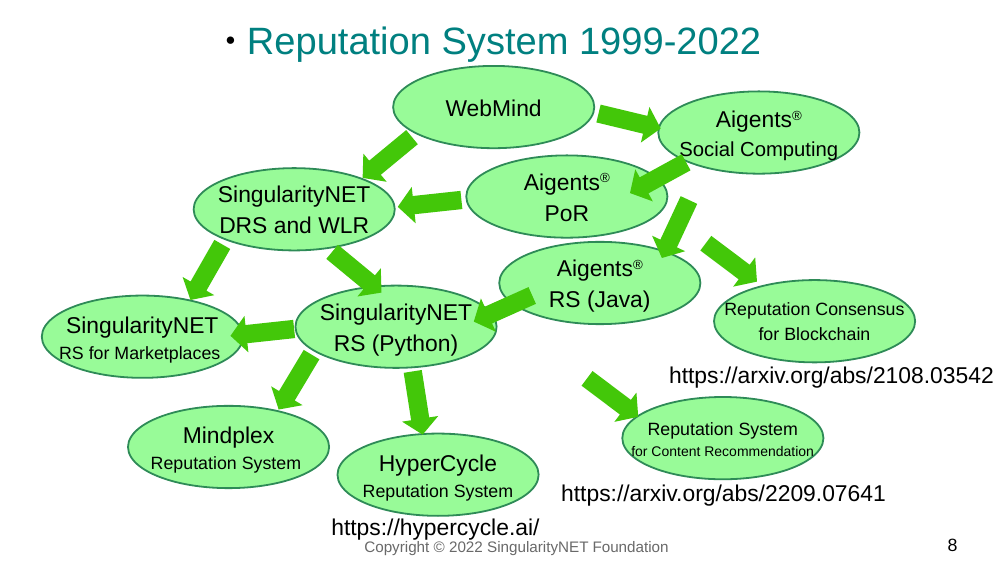
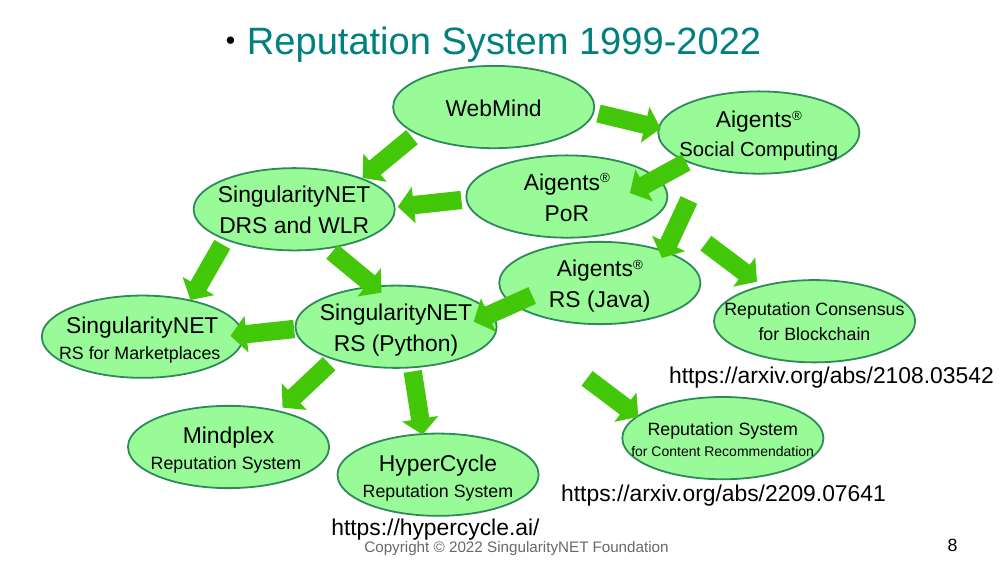
Before and after one commit to singnet/reputation, a slide deck: slide 8 of doc/reputation-systems-1999-2022.odp. Drawn at 1008x567 pixels with LibreOffice and Linux fonts; fonts in the diff are those of the drawing. Boxes give left, top, right and bottom in pixels: in the first picture for what was removed or moved away, otherwise in the second. Text is boxed around its words. In the diff, an @@ line names an element or a change of style, - is before the commit and + after.

```diff
--- a/doc/reputation-systems-1999-2022.odp
+++ b/doc/reputation-systems-1999-2022.odp
@@ right arrow at [271,351,342,421]: rotation 120 to 136 degrees @@
```
Also in this commit, not shown: 2 other slides changed, 1 other file.
